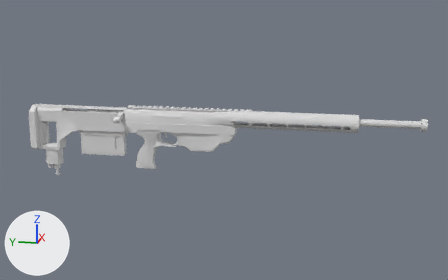
A saved change to the FBX model Assets/6v6Shooter/Animations/[04] WeaponAnimations/Weapon - DSR - 50 animations.fbx.
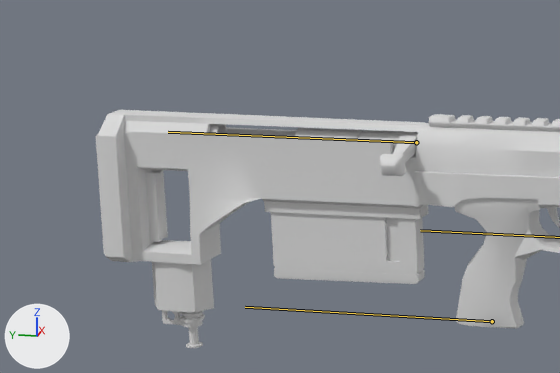
Each version is shown whole from a camera (50 mm lens) standing at (-1.791, -0.606, 0.547) and looking at (-0.001, -0.248, 0.099), then close up on the part from 0% to 37% of the width and 25% to 65% of the height. Lighting does not change. The marker at lower left points along +X, +Y and +Z. The bones that bend it are drawn over the model as lines in the close-ups.

Objects in the first close-up: 'Base - DSR -50'.
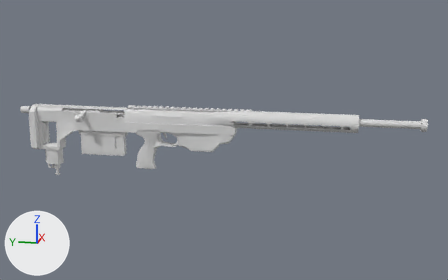
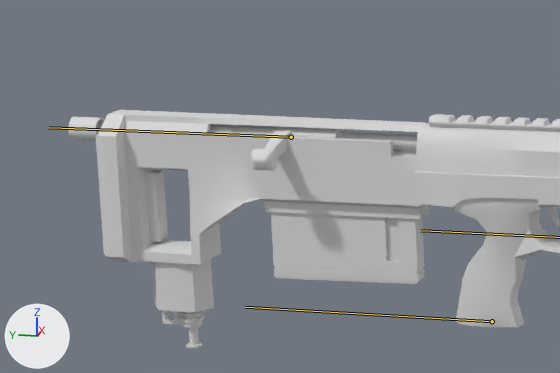
The newer file adds an action. The first version stands in its rest pose; the second is drawn at frame 65 of the action 'AN_MAG_Pickup'.

Pixel boxes [x1, y1, x2, y2] of what changed, in the close-ups (560 x 373 px):
'Base - DSR -50', posed: before [96, 110, 560, 348]; after [68, 110, 560, 348]
bone 'SniperLever - Sniper', root to tip: before (416, 142) to (168, 132); after (291, 137) to (48, 127)

What the commit changed:
Bone 'SniperLever - Sniper' (bone_sniperlever___sniper) moves from (0.0, 0.0, 0.0) to (0.0, 0.124, 0.0).
